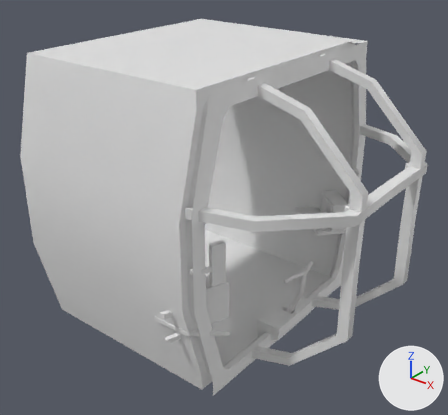
A saved change to the FBX model Assets/Models/Submarine/Sub_Cockpit.FBX.
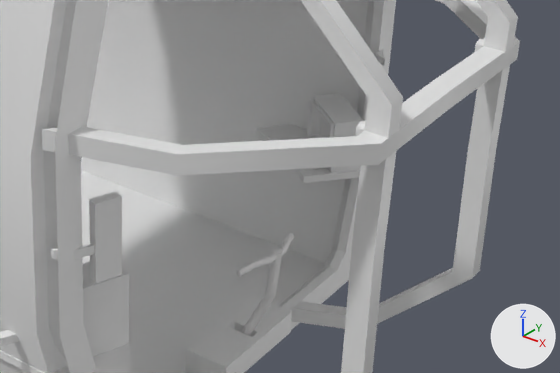
Each version appears first whole from a 50 mm camera at (4.0, -33.7, 28.4) aimed at (-23.9, 1.2, 6.8), and next in a close-up on the part from 37% to 100% of the width and 34% to 80% of the height. The axes (+X, +Y, +Z) are drawn at lower right. The lights are the same throughout. Where no turn or scale is listed for an object, it has been applied to the vertices.

Names of what the first close-up shows: 'Console003', 'Console004', 'Console005', 'Console02', 'Console1', 'ConsoleSupport002', 'Frame00', 'Frame01', 'Frame02', 'SteeringBase', 'SteeringBox', 'SteeringStick', 'Willypit'.
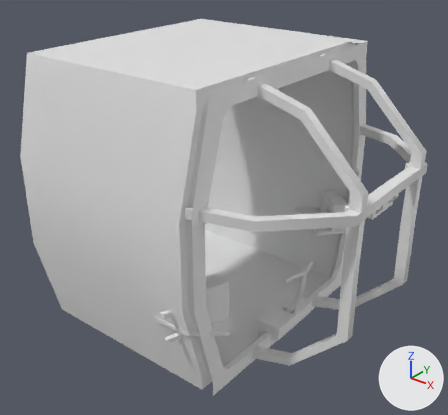
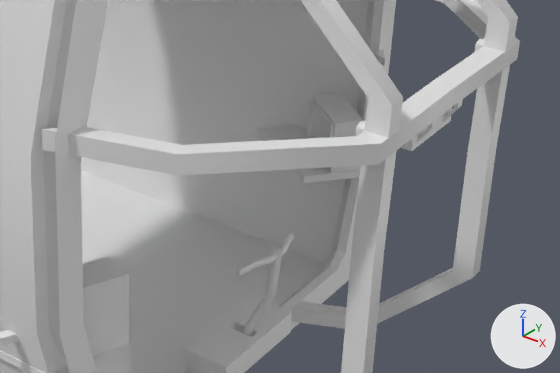
Commit message: - Updating Cockpit Diegetic UI again

Edits to the bpy script that builds the scene:
```text
Add me_mesh_028:
    me_mesh_028.from_pydata([(0.22, 0.17, 0.8), (0.1, 0.17, 0.65), (0.22, -0.17, 0.8), (0.1, -0.17, 0.65), (0.23, 0.17, -0.28), (0.09, 0.17, -0.29), (0.23, -0.17, -0.28), (0.09, -0.17, -0.29), (-0.23, 0.17, -0.95), (-0.23, -0.17, -0.95), (-0.23, -0.17, -0.8), (-0.23, 0.17, -0.8)], [], [(0, 1, 3, 2), (8, 9, 10, 11), (0, 4, 5, 1), (1, 5, 7, 3), (3, 7, 6, 2), (2, 6, 4, 0), (4, 6, 9, 8), (6, 7, 10, 9), (7, 5, 11, 10), (5, 4, 8, 11)])
Change ob_console003:
    ob_console003.location: (-17.75, -6.97, 7.64) -> (-11.17, 2.49, 10.33)
    ob_console003.rotation_euler: (1.571, 0.0, -1.92) -> (3.142, 1.571, 0.0)  # degrees (90, 0, -110) -> degrees (180, 90, 0)
Change ob_consolesupport002:
    ob_consolesupport002.location: (-18.1, -7.15, 7.39) -> (-10.94, 1.52, 10.96)
    ob_consolesupport002.rotation_euler: (1.571, 0.0, 2.705) -> (0.0, 0.0, -3.142)  # degrees (90, 0, 155) -> degrees (0, 0, -180)
Add ob_consolesupport006:
    ob_consolesupport006 = bpy.data.objects.new('ConsoleSupport006', me_mesh_028)
    ob_consolesupport006.location = (-10.94, 3.51, 10.96)
```

Pixel boxes [x1, y1, x2, y2] of what changed, in the close-ups (560 x 373 px):
'Console003', moved, turned: before [89, 191, 122, 283]; after [401, 107, 452, 151]
'ConsoleSupport002', moved, turned: before [51, 244, 94, 260]; after [417, 119, 437, 142]
'ConsoleSupport006', added: after [443, 99, 463, 122]
